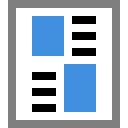
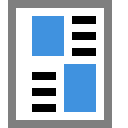
Layers edited between the first and the second (128, 128) image:
painted on "Ebene 2" over [104,0,120,128]
painted on "Farbfüllung 1" over [104,8,112,120]
